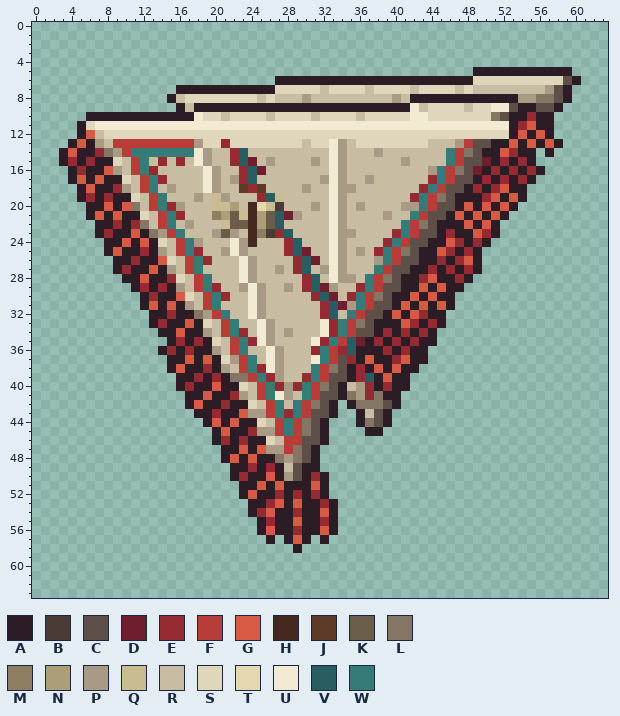
Pixel-art file, stored at aseprite-source/v3/art-wear-concepts/CSA/cloak-2-fine-wool-shawl.aseprite. Above: the version before the commit.
64x64 pixels, 1 frame.
Palette (. is transparent): A #2b1c26  B #4a3c34  C #5e5048  D #6e1e2c  E #962a32  F #b83c38  G #d65a44  H #45291f  J #5e3a28  K #6c5c4a  L #857565  M #8e7e62  N #ad9e7a  P #a89a84  Q #c9bb92  R #c8bca2  S #e0d6bc  T #e4d8b0  U #f2ead2  V #285e62  W #357c78
Pixels before (only the part around the change), first column x 0:
 7 ................AAAAAAAAAAASSSSSRSSSSRSSSSRSSSSRSRRRRRRRRPCA....
 8 ...............ARSSSSSSSSRSRRRPRRRRRRRRRPRAAAAAAAAAAAAPPLLCA....
 9 ................ARAAAAAAAAAAAAAAAAAAAAAAAAURSSSSRSSUUCAACCA.....
10 ......AAAAAAAAAAAAUSSRSSSSRSSSSRSSSSRSSSSSUUSSSSSSSLCAAEAA......
11 .....ASUUUUUUUUUUUUUUUUUUUUUUUUUUUUUUUUUUUUUUUUUUUUUUAEGAA......
12 .....AGRSSSSSSSSSSSSSSSSSSSSSSSSSSSSSSSSSSSSSSSSSSSSSAGAGA......
13 ....AGAPRFFFFFFFFFPSSESSSSSSSSRSSUPRSSSSSSSSRRRPFCCAAGAGAGA.....
14 ...AGAAELPFWWWWWWWUPRREVRRRRRRRRRUPRRRPRRRRRRRWFLCAAGEAA.A......
15 ...AEAEAASRFWRERERUPRREVDRPRRRRPRUPRRRRRRPRRRRWFCCDAEAEA........
16 ....AEAAGPRFWERRRRRUPRREVDRRRRRRRUPRRRRRRRRRPWFLCDAEAEAEA.......
17 ....AGAGAASRFWERRRRUPRPEVRRRRRRRPUPRRPRRRRRREWFCCAEAEAEA........
18 .....AGAAEPRFWRPRRRUPRRJEJRRRRPRRUPPRRRRRRREWFCCAEAEGAA.........
19 .....AEAEAASRFWRRRPRQPRRREVQRRRRRUPRRRRRRREWFLCAAAEGAGA.........
20 ......AAGAGLRFWEPRRRQQNRHTQBRRRPRUPRPRRRRPPWFCCAGAGAGA..........
21 ......AGAGAASRFWERRRMNKQHNKVDPRRRUPRRRRPRRWFCCAGAGAGA...........
22 .......AAEAELRFWRPRRRQKKHNKVRRRRRUPRRRRRRWFLCAAAGAGA............
23 .......AEAAGALPFWRRRPKPRHMBEVRRRRUPPRRRREWFCCAEAAGEA............
24 ........AAGAGASRFWPRRRUPHRRREVRRRUPRRRREWFCCAAGEAEA.............
25 ........AGAAEAPRFWERRPUPRRRREVDRRUPRPREWFLCAAGEAEA..............
26 .........AAEAAGSRFWERRRUPRRRREVDRUPRRRPWFCCAAEAEGA..............
27 .........AEAAGAPRFWRRRRUPRRPREVRPUPRRRWFCCAAEAEAEA..............
28 ..........AAGAAESRFWRRRUPRRRRREVRUPPRWFLCAAEGAAEA...............
29 ...........AEAEAPRFWERRPUPRRPREVDPRREWFCCAAGAGAA................
30 ............AEAAGSRFWERRUPRRRRREVDREWFLCAAGAGAA.................
31 ............AGAGAPRFWRRRUPRRRRRREVDPWFCCAGAGAGA.................
32 .............AAEAALPFWRRUPRRRRRREVRWFCCAGAGEAA..................
33 .............AEAAGASRFWRRUPRRRRRUEWFLCAAAGEAEA..................
34 ..............AAGAAPRFWERUPRPRRRUEWFCCAEAEAEA...................
35 ...............AEAEASRFWEUPRRRRUEWFVDAEAEAEAA...................
36 ..............AEAEAAPRFWRRUPRRREWFEVAAAEAEAA....................
37 ...............AAGAGASPFWRUPRRRUWFCEAGAAEGAA....................
38 ...............AGAAEAPRFWEUPRRRWFLCAEAGAGAA.....................
39 ................AAEAEALLFWEPRREWFCCAEVAGAA......................
40 ................AEAAGAASRFWEPEWFLCARPEAEAA......................
41 .................AAGAAEPRFWUPRWFCCALPELAA.......................
42 .................AGAAEAASRFWRWFLCA.ALLLCA.......................
43 ..................AAEAAGPPFWEWFCCA..ARCA........................
44 ...................AGAGAASRFWFLCA...ALCA........................
45 ....................AGAAEPPFWFLCA....AA.........................
46 ....................AEAEAASRFFCCA...............................
47 .....................AAGAGPPFLCA................................
48 .....................AGAGAALPLCA................................
49 ......................AAEAEARCAA................................
50 ......................AEAAGAPCAEA...............................
51 .......................AAGAGAAAGA...............................
52 .......................AGAAEAEAEA...............................
53 ........................AAEGAGAAEA..............................
54 ........................AEGAAEAAGA..............................
55 .........................AEAAGAAEA..............................
56 .........................AGAAEAAGA..............................
57 ..........................A.AGA.A...............................
58 .............................A..................................
59 ................................................................
60 ................................................................
61 ................................................................
62 ................................................................
63 ................................................................
After:
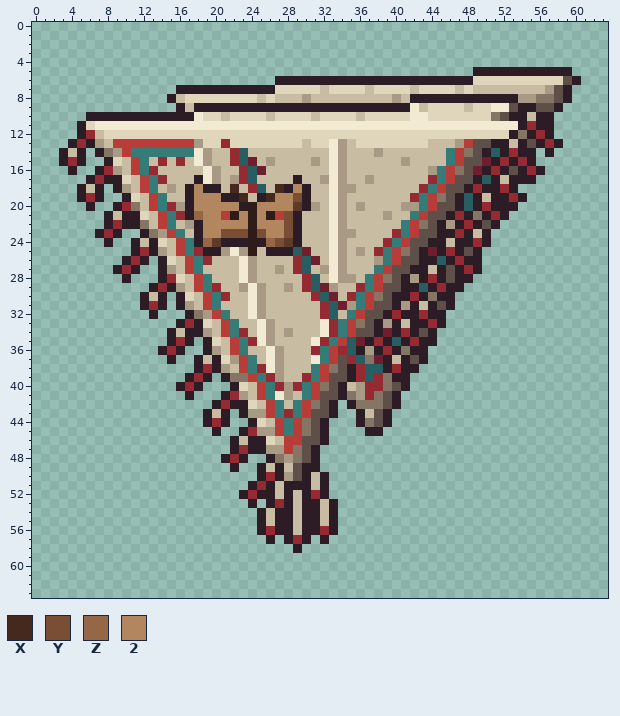
Colours new in this view: X #45291f  Y #7a4e34  Z #966746  2 #b2865e
What changed:
colour H: #45291f -> #2e1c18
y 10: x 55 E -> R
y 11: x 53..55 AEG -> UAE
y 12: x 6 G -> E; x 54 G -> L; x 56 G -> E
y 13: x 5 G -> E; x 53 G -> R; x 55 G -> C; x 57 G -> E
y 14: x 4 G -> R; x 6..7 AE -> .A; x 51..52 AG -> VA
y 15: x 6..7 EA -> ..
y 16: x 5..6 EA -> ..; x 8 G -> E; x 53 E -> C
y 17: x 4..5 AG -> ..; x 7 G -> E; x 18 R -> A; x 29 R -> A; x 50 E -> V; x 52 E -> R; x 54 E -> A
y 18: x 6 G -> R; x 8..9 AE -> .A; x 17..20 RRUP -> A2AA; x 22..23 RJ -> XR; x 25 J -> V; x 27..30 RRRP -> XA2A; x 51..52 EG -> AE; x 54 A -> .
y 19: x 8..9 EA -> ..; x 17..23 RPRQPRR -> A222AAX; x 25..30 EVQRRR -> AX22YA; x 48 A -> V; x 50..51 EG -> RA; x 53 G -> E
y 20: x 7..8 AG -> ..; x 10 G -> E; x 17..23 RRRQQNR -> A22222A; x 25..30 TQBRRR -> 2222JA; x 48 G -> V; x 50 G -> E; x 52 G -> A
y 21: x 6..7 AG -> ..; x 9 G -> R; x 17..23 RRRMNKQ -> AZ22FH2; x 25..29 NKVDP -> 2HFYA; x 47 G -> E; x 49 G -> L; x 51 G -> E
y 22: x 7 A -> .; x 11 E -> A; x 18..23 RRRQKK -> A22222; x 25..29 NKVRR -> 222YA; x 46 A -> P; x 48 G -> E; x 50 G -> C
y 23: x 10..11 AG -> ..; x 18..23 RRPKPR -> A22YYY; x 25..29 MBEVR -> Y22YA; x 46..47 EA -> AE; x 49..51 GEA -> RA.
y 24: x 9..10 AG -> ..; x 12 G -> R; x 18..23 PRRRUP -> AZJAAA; x 25..29 RRREV -> AZYJA; x 46..47 GE -> RA
y 25: x 8..10 AGA -> ...; x 19..20 RR -> AA; x 24 R -> H; x 26..28 RRE -> AAA; x 44..45 AG -> DA; x 48 E -> C
y 26: x 9 A -> .; x 13..14 AG -> .A; x 45 E -> V; x 48 G -> A
y 27: x 12..13 AG -> ..; x 44 E -> R; x 46 E -> C
y 28: x 11..13 AGA -> ...; x 42..44 AEG -> PAE; x 46..47 AE -> CA
y 29: x 11..12 AE -> ..; x 43 G -> V; x 45 G -> E
y 30: x 13 E -> R; x 15..16 AG -> .A; x 42 G -> E; x 44 G -> L
y 31: x 13 G -> E; x 15 G -> .; x 41 G -> P; x 43 G -> R; x 45 G -> C
y 32: x 14..16 AEA -> ...; x 40 G -> E; x 42 G -> A
y 33: x 13..15 AEA -> ...; x 17 G -> E; x 39 A -> P; x 41..42 GE -> RA
y 34: x 14 A -> .; x 16 G -> R; x 39 E -> D; x 43 E -> C
y 35: x 18 E -> .; x 40 E -> V
y 36: x 17..18 EA -> ..; x 37 A -> P; x 41 E -> L
y 37: x 16..17 AG -> ..; x 19 G -> R; x 36..38 AGA -> VLD; x 40..42 EGA -> RAC
y 38: x 15..17 AGA -> ...; x 37..38 AG -> VV; x 40 G -> E
y 39: x 16 A -> .; x 20 E -> .; x 38..39 AG -> EL
y 40: x 19..21 AGA -> ...; x 38..40 AEA -> ELC
y 41: x 18..20 AGA -> ...; x 39 A -> C
y 42: x 17..19 AGA -> ...
y 43: x 18 A -> .; x 20 E -> R; x 22..23 AG -> .A
y 44: x 20 G -> E; x 22..23 GA -> ..
y 45: x 21..22 GA -> ..
y 46: x 20..21 AE -> ..; x 23 E -> R
y 47: x 21 A -> .; x 23 G -> E; x 25 G -> A
y 48: x 22 G -> E; x 24..25 GA -> ..
y 49: x 23..24 AE -> ..; x 26 E -> R
y 50: x 22..24 AEA -> ...; x 26 G -> E; x 31 E -> R
y 51: x 23 A -> .; x 25 G -> E; x 27 G -> R; x 31 G -> R
y 52: x 24 G -> E; x 27 E -> R; x 29 E -> R
y 53: x 25..27 AEG -> .AE; x 29 G -> R; x 32 E -> R
y 54: x 24..26 AEG -> .AR; x 29 E -> R; x 32 G -> R
y 55: x 26 E -> R; x 29 G -> R; x 32 E -> R
y 56: x 26 G -> E; x 29 E -> R; x 32 G -> E
y 57: x 29 G -> E
Changed places in both pictures, as pixel boxes (x1, y1, x2, y2):
changed: (356, 112, 554, 400)
changed: (68, 130, 329, 544)
